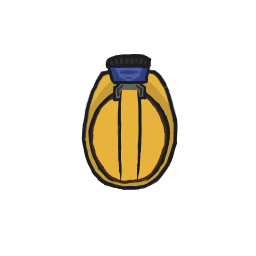
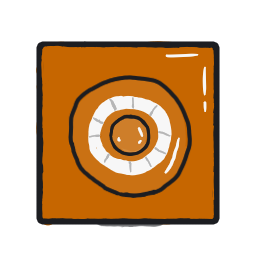
Before/after of a 256 × 256 layered artwork. What changed in the layer stack:
hid group "MiningHelmet" (4 layers) over [36, 41, 220, 228]
painted on "Paint Layer 13" (1st of 2, in "MiningHelmet") over [36, 41, 220, 228]
painted on "Paint Layer 12" (1st of 2, in "MiningHelmet") over [36, 41, 220, 228]
added layer "Paint Layer 16" above "Paint Layer 17" over [36, 41, 220, 228]
added layer "Paint Layer 17" above "Paint Layer 19" over [64, 64, 220, 228]
added layer "Paint Layer 19" above "Paint Layer 18" over [64, 41, 220, 228]
added layer "Paint Layer 18" above "Player" over [36, 41, 220, 228]
showed group "Player" (4 layers), opacity 39% → 61% over [36, 41, 220, 228]
showed "PlayerHairTop", painted on it over [36, 41, 220, 228]
showed "PlayerHairBack", painted on it over [36, 41, 220, 228]
painted on "PlayerLines" over [36, 41, 220, 228]
showed "PlayerColor", painted on it over [36, 41, 220, 228]
